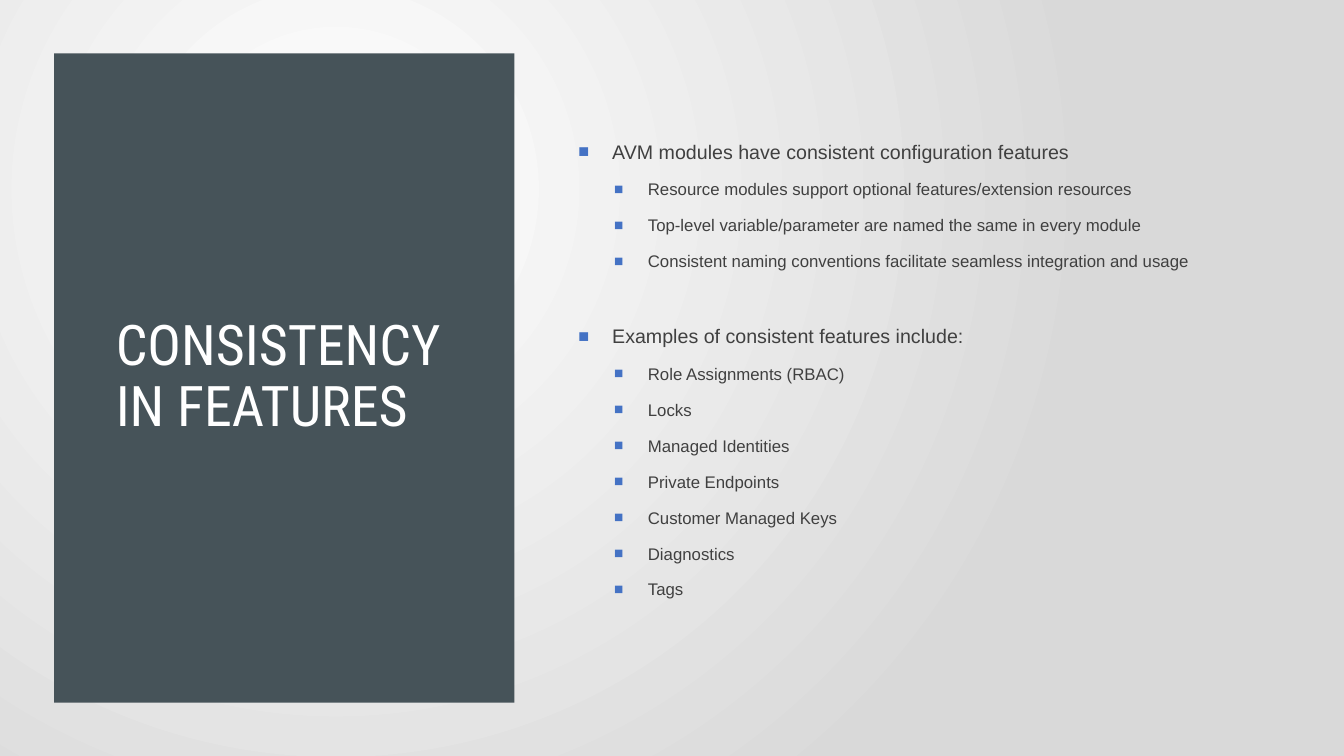
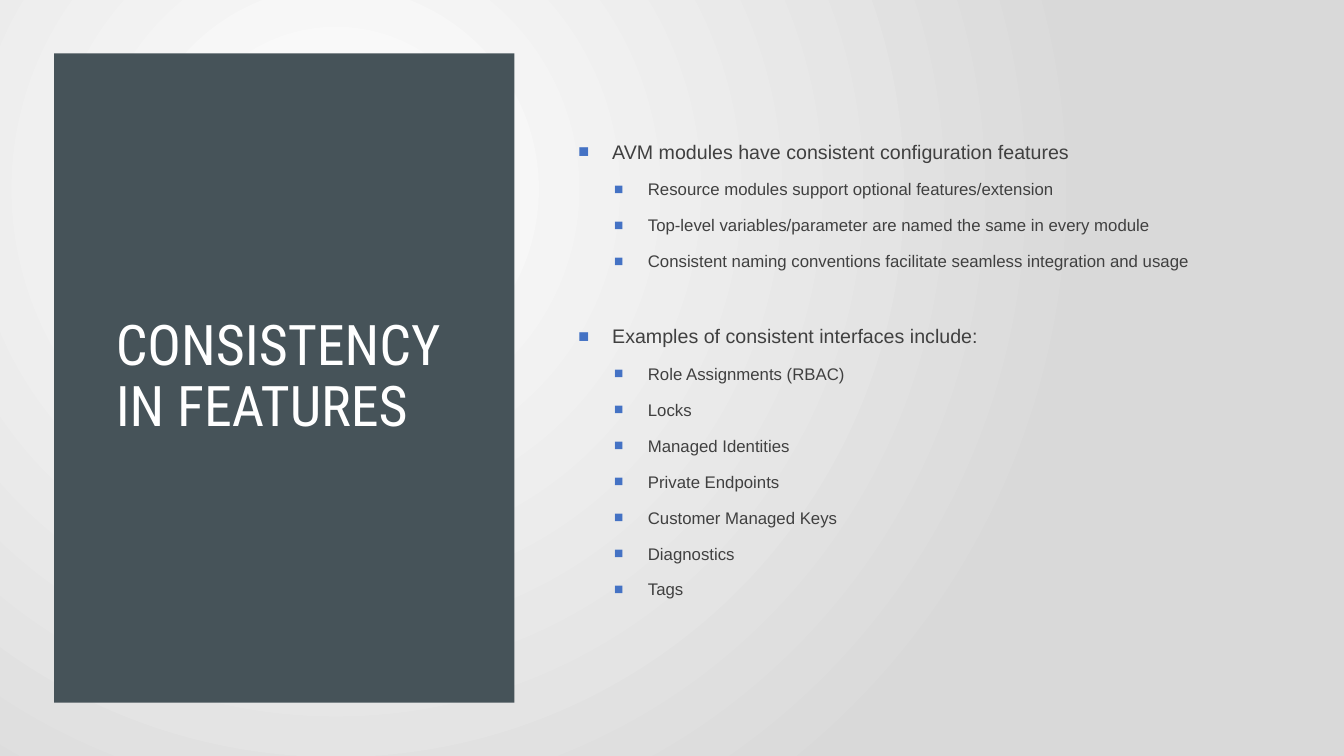
Before and after one commit to Pwd9000-ML/Azure-Verified-Modules, a slide deck: slide 6 of assets/Azure_Verified_Modules_2024.pptx. Drawn at 1344x756 pixels with LibreOffice and Linux fonts; fonts in the diff are those of the drawing. Boxes give left, top, right and bottom in pixels: in the first picture for what was removed or moved away, otherwise in the second. Text is boxed around its words. In the diff, an @@ line names an element or a change of style, - is before the commit and + after.

Commit message:
new ppt

```diff
--- a/assets/Azure_Verified_Modules_2024.pptx
+++ b/assets/Azure_Verified_Modules_2024.pptx
@@ text at [648,183,1149,235]: text changed @@
-  ■ Resource modules support optional features/extension resources
-  ■ Top-level variable/parameter are named the same in every module
+  ■ Resource modules support optional features/extension
+  ■ Top-level variables/parameter are named the same in every module
@@ text at [612,329,978,347]: text changed @@
-■ Examples of consistent features include:
+■ Examples of consistent interfaces include:
```
Also in this commit, not shown: 3 other slides changed.
